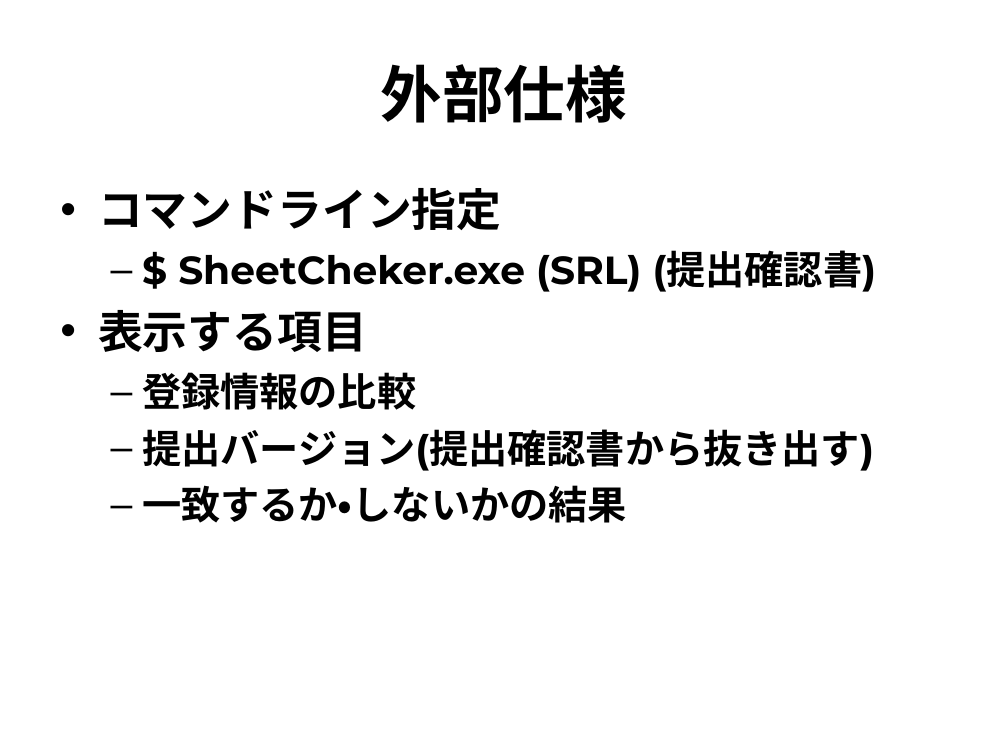
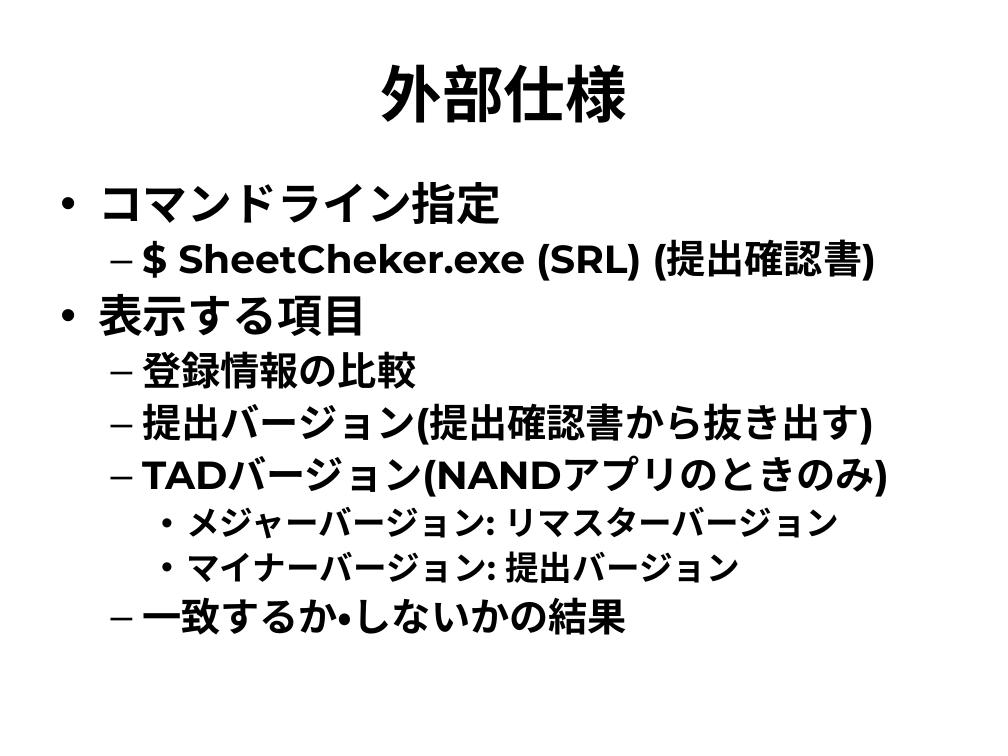
Before and after one commit to rvtr/TwlIPL, a slide deck: slide 3 of docs/マスタエディタ/提出確認書チェッカ/仕様.ppt. Drawn at 1008x756 pixels with LibreOffice and Linux fonts; fonts in the diff are those of the drawing. Boxes give left, top, right and bottom in pixels: in the first picture for what was removed or moved away, otherwise in the second. Text is boxed around its words. In the diff, an @@ line names an element or a change of style, - is before the commit and + after.

Commit message:
提出確認書チェックツールの仕様を変更。

```diff
--- a/docs/マスタエディタ/提出確認書チェッカ/仕様.ppt
+++ b/docs/マスタエディタ/提出確認書チェッカ/仕様.ppt
@@ text at [98,182,877,635]: line spacing 1 to 0.9 @@
@@ text at [142,455,889,583]: paragraphs added @@
+  – TADバージョン(NANDアプリのときのみ)
+    • メジャーバージョン: リマスターバージョン
+    • マイナーバージョン: 提出バージョン
```
Also in this commit, not shown: 2 other slides changed.
